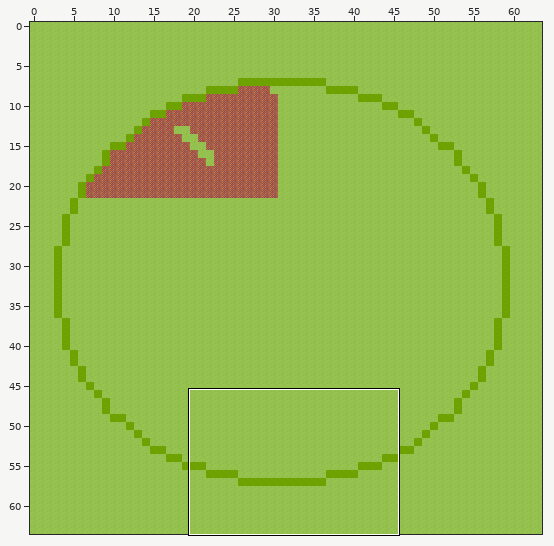
Tiled map (JSON), stored at office.tmj. The first picture is a wide view before the edit; the outline marks the close-up.
Close-up. Before the commit:
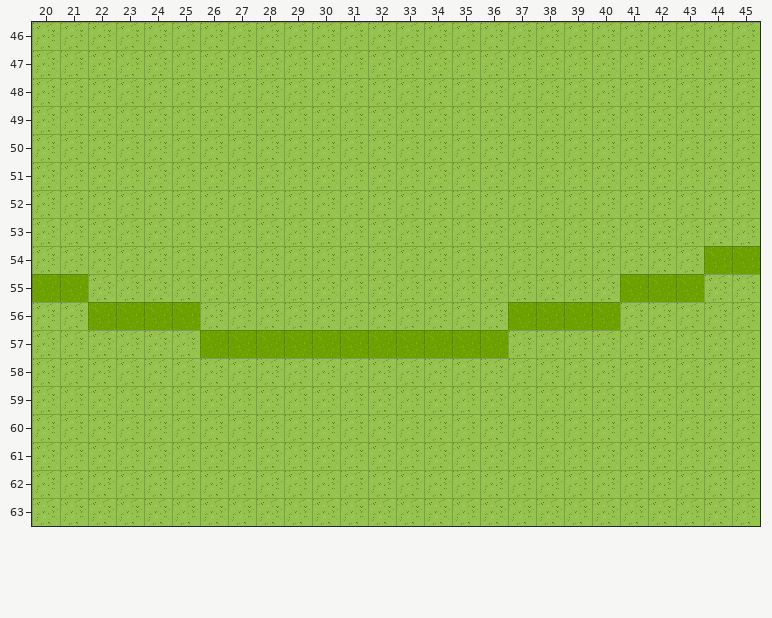
Cells are 32x32 px. Shown: x 20..45, y 46..63. The commit also changed other parts of the map, which this record leaves out. The commit also replaced the tileset; all pictures use the new one.
Once edited:
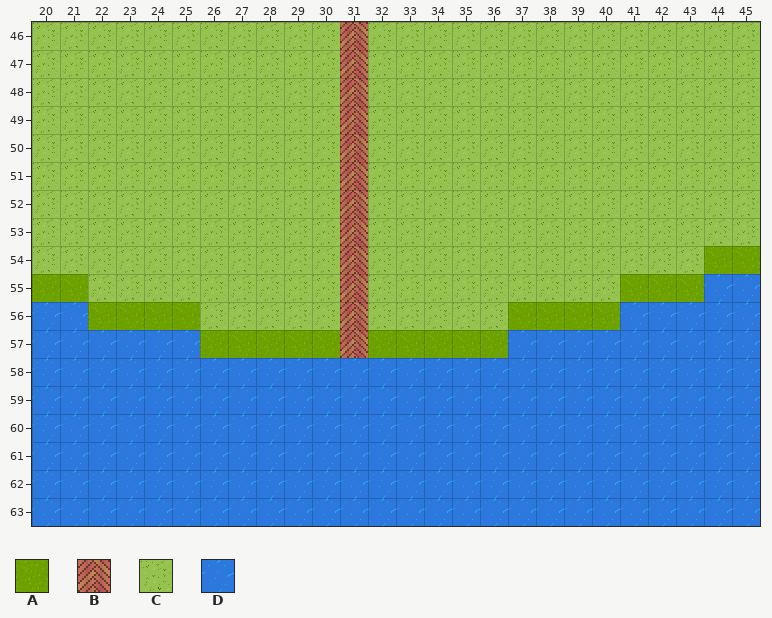
Key: from "Chunk 1": A 3, B 4, C 5, D 8.
_ is an empty cell.
Difference:
Layer "floor/floor1":
y 46..56: x 31 C -> B
y 57: x 31 A -> B
Layer "walls/walls1":
y 55: x 44..45 CC -> DD
y 56: x 20..21 CC -> DD; x 41..45 CCCCC -> DDDDD
y 57: x 20..25 CCCCCC -> DDDDDD; x 37..45 CCCCCCCCC -> DDDDDDDDD
y 58..63: x 20..45 CCCCCCCCCCCCCCCCCCCCCCCCCC -> DDDDDDDDDDDDDDDDDDDDDDDDDD
